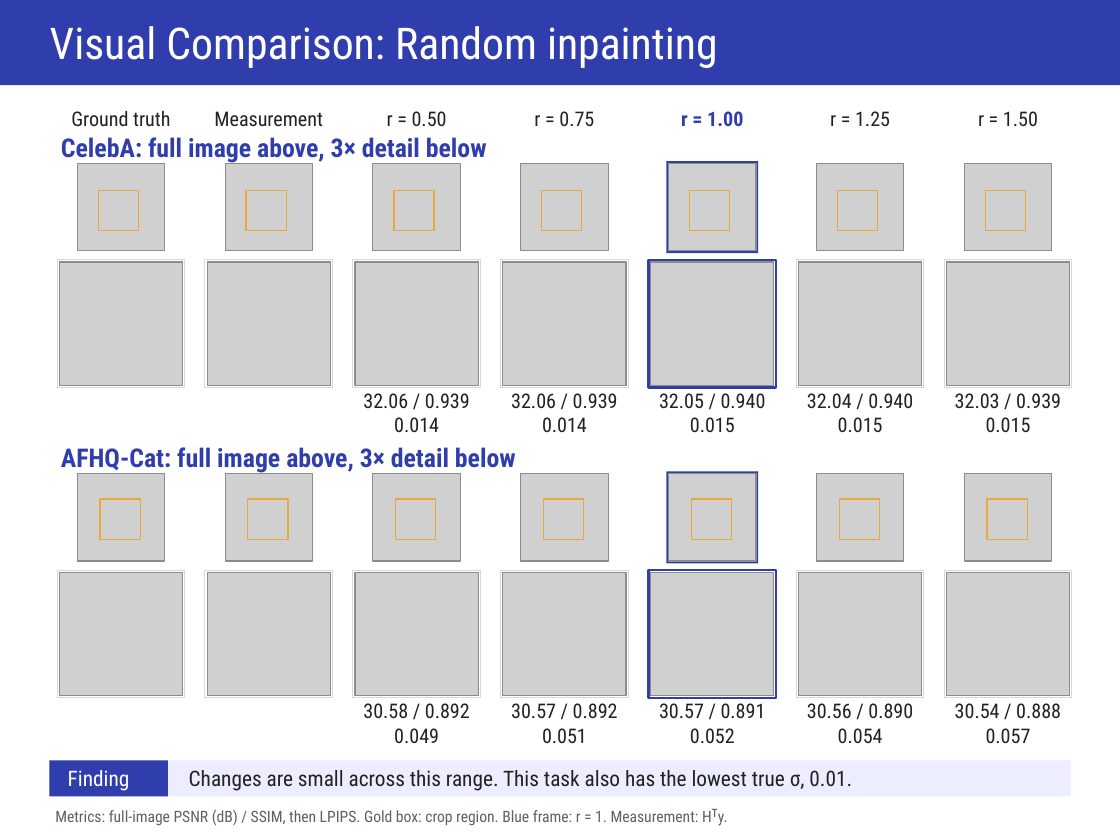
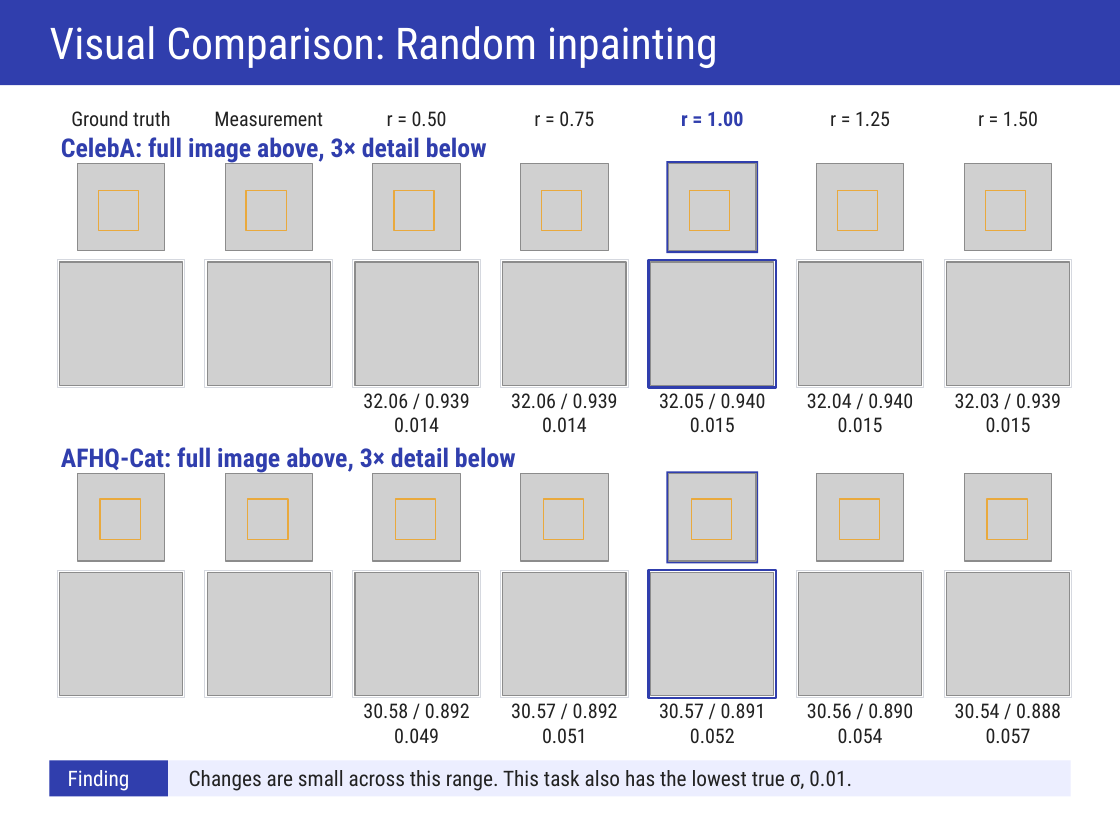
Before and after one commit to ItayShorian07/Diffusion--flower-project, a slide deck: slide 14 of artifacts/presentation/FLOWER- Presentation.pptx. Drawn at 1120x840 pixels with LibreOffice and Linux fonts; fonts in the diff are those of the drawing; grey boxes stand for pictures. Boxes give left, top, right and bottom in pixels: in the first picture for what was removed or moved away, otherwise in the second. Text is boxed around its words. In the diff, an @@ line names an element or a change of style, - is before the commit and + after.

```diff
--- a/artifacts/presentation/FLOWER- Presentation.pptx
+++ b/artifacts/presentation/FLOWER- Presentation.pptx
@@ text removed at (55, 809, 728, 826) @@
-Metrics: full-image PSNR (dB) / SSIM, then LPIPS. Gold box: crop region. Blue frame: r = 1. Measurement: Hᵀy.
```
Also in this commit, not shown: 15 other slides changed, 1 other file.
